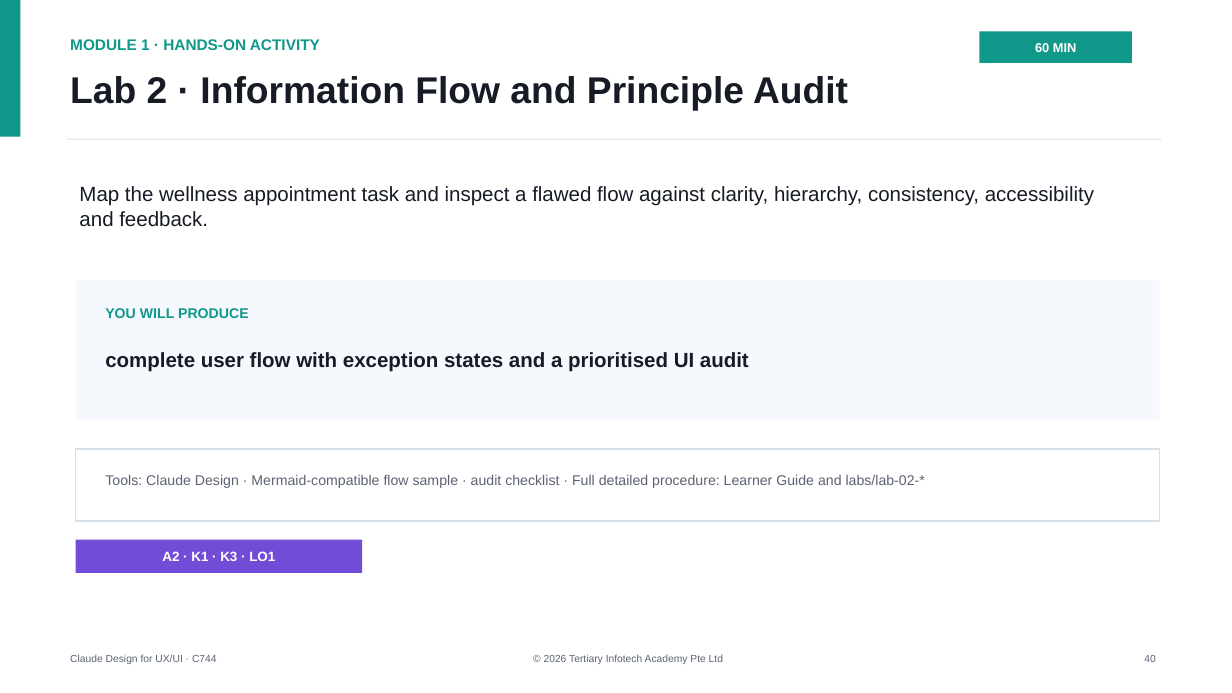
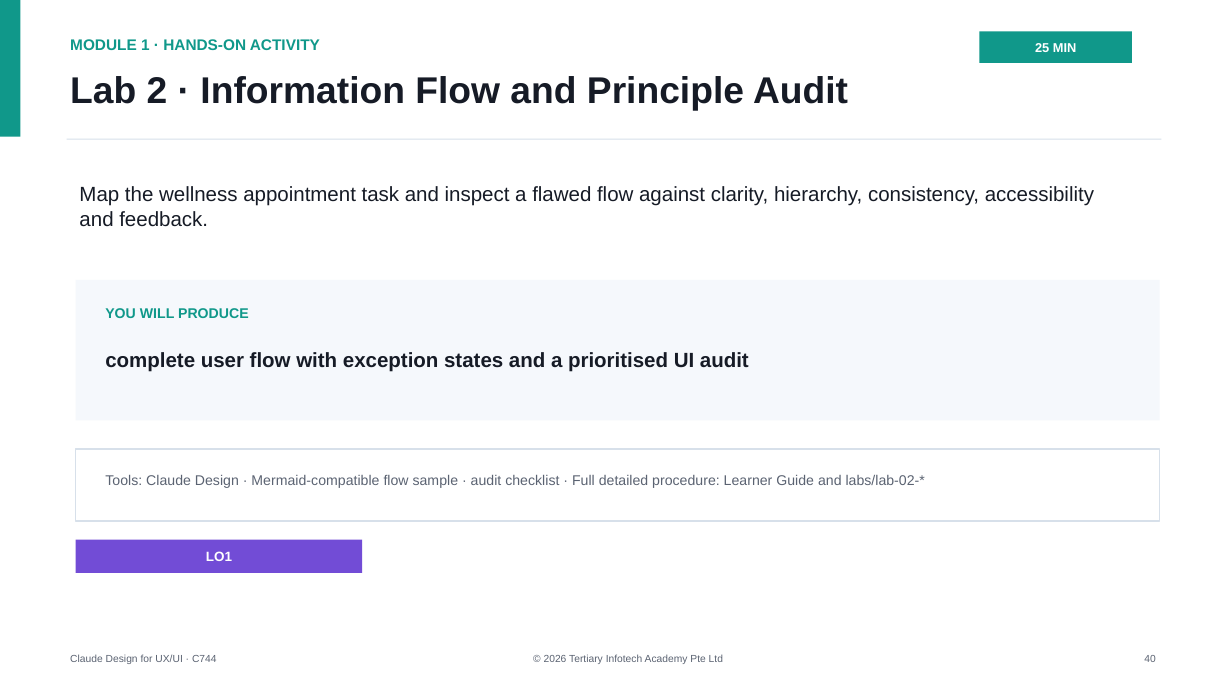
Before and after one commit to tertiarycourses/C744-Claude-Design-for-UX-UI, a slide deck: slide 40 of courseware/Claude Design for UX-UI-v2.0.pptx. Drawn at 1232x693 pixels with LibreOffice and Linux fonts; fonts in the diff are those of the drawing. Boxes give left, top, right and bottom in pixels: in the first picture for what was removed or moved away, otherwise in the second. Text is boxed around its words. In the diff, an @@ line names an element or a change of style, - is before the commit and + after.

```diff
--- a/courseware/Claude Design for UX-UI-v2.0.pptx
+++ b/courseware/Claude Design for UX-UI-v2.0.pptx
@@ text at [1035,42,1076,55]: text changed @@
-60 MIN
+25 MIN
@@ text at [206,551,232,561]: text changed @@
-A2 · K1 · K3 · LO1
+LO1
```
Also in this commit, not shown: 12 other slides changed, 14 other files.
